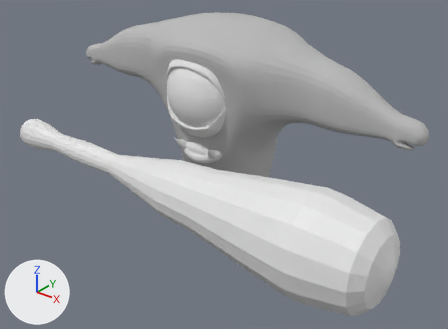
Renders of the Blender file First3D/Assets/model/bigeyewithAUTOWeight.blend from each side of a commit.
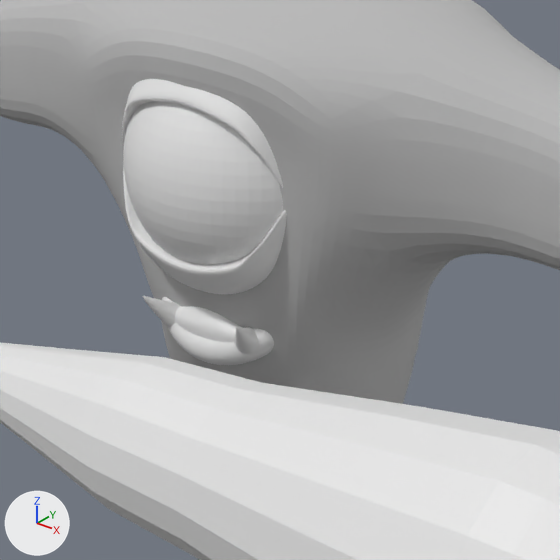
Each version appears first whole from a camera (50 mm lens) standing at (4.54, -5.73, 4.55) and looking at (0.47, -0.64, 1.4), and next in a close-up on the part from 27% to 73% of the width and 9% to 71% of the height. Every picture has the same lights, and +X, +Y and +Z are marked at lower left.
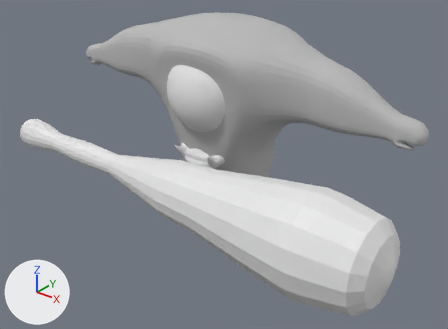
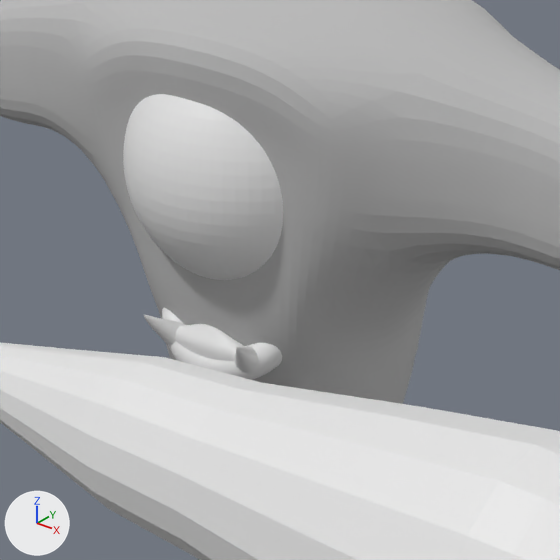
Location of each change, [x1, y1, x2, y2] in pixels of the close-ups (560 x 560 px; the box of a moved part takes in the faces that stretch with it):
```json
{"part": 1, "of": "me_cube", "change": "moved or reshaped", "before": [143, 296, 181, 327], "after": [144, 315, 185, 346]}
{"part": 2, "of": "me_cube", "change": "added", "after": [235, 346, 258, 373]}
{"part": 3, "of": "me_cube", "change": "deleted", "before": [123, 165, 287, 294]}
{"part": 4, "of": "me_cube", "change": "deleted", "before": [122, 79, 283, 188]}
{"part": 5, "of": "me_cube", "change": "moved or reshaped", "before": [162, 297, 274, 378], "after": [162, 308, 282, 380]}
```

The change, as JSON lines over the scene's bpy script:
```json
{"block": "me_cube", "where": "# used by ob_cube; location = (0.0, -0.092, 1.908)"}
{"op": "remove", "block": "me_cube", "code": "me_cube.from_pydata(...)  # 1098 vertices, 1131 faces; spans x -2.59..2.59, y -0.74..0.77, z -1.91..1.02"}
{"op": "add", "block": "me_cube", "code": "me_cube.from_pydata(...)  # 953 vertices, 991 faces; spans x -2.59..2.59, y -0.74..0.77, z -1.91..1.02"}
{"block": "me_cube", "change": "me_cube part 1: the loose piece of 98 vertices spanning x -0.28..-0.13, y -0.61..-0.37, z -0.57..-0.35 is moved by (0.0, 0.0, -0.09)"}
{"block": "me_cube", "change": "me_cube part 2: the loose piece of 98 vertices spanning x 0.13..0.27, y -0.61..-0.37, z -0.57..-0.35 is copied, and the copy is moved by (0.0, 0.0, -0.09); it spans x 0.13..0.27, y -0.61..-0.37, z -0.66..-0.44"}
{"block": "me_cube", "change": "me_cube part 3: the loose piece of 72 vertices spanning x -0.49..0.46, y -0.64..-0.43, z -0.32..0.23 is deleted"}
{"block": "me_cube", "change": "me_cube part 4: the loose piece of 72 vertices spanning x -0.49..0.46, y -0.64..-0.43, z 0.2..0.75 is deleted"}
{"block": "me_cube", "change": "me_cube part 5: 4 vertices moved from x -0.03..0.04, y -0.49..-0.2, z -0.97..-0.55 to x -0.03..0.04, y -0.49..-0.23, z -0.98..-0.55; 374 vertices removed from x -0.4..0.4, y -0.61..0.39, z -0.94..-0.32; 275 vertices added at x -0.4..0.4, y -0.54..0.39, z -0.94..-0.42"}
```
